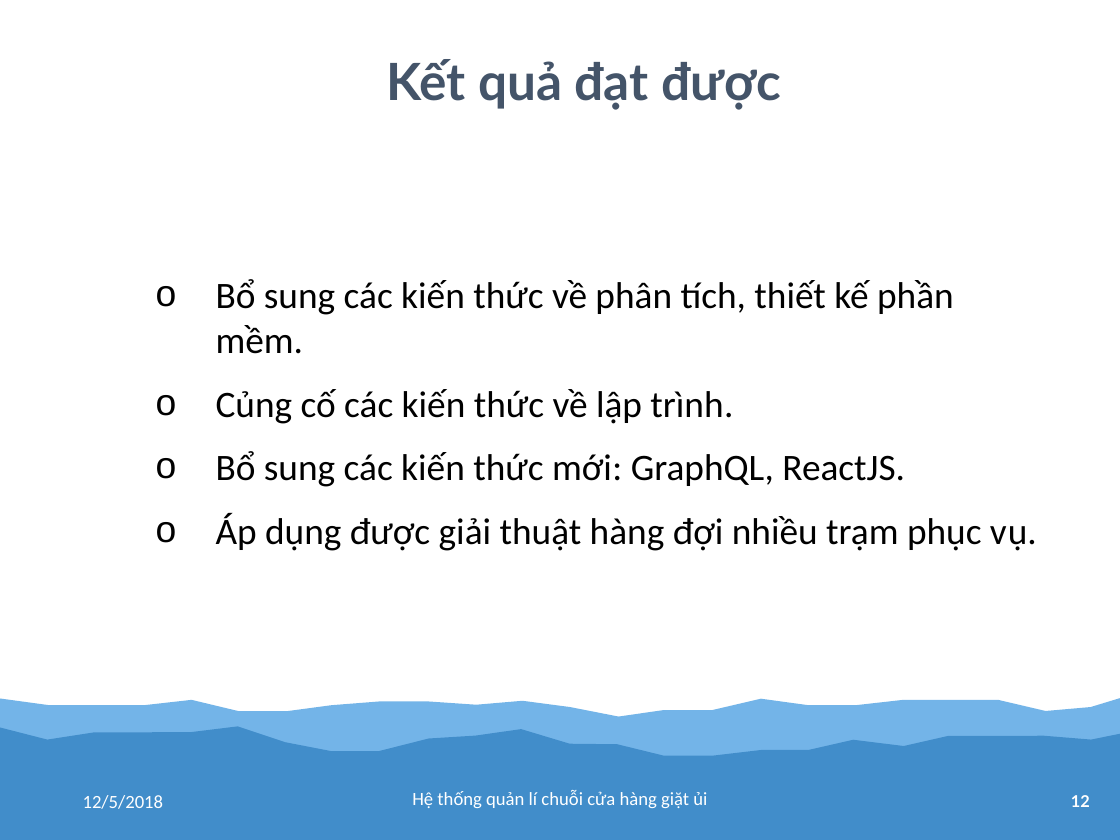
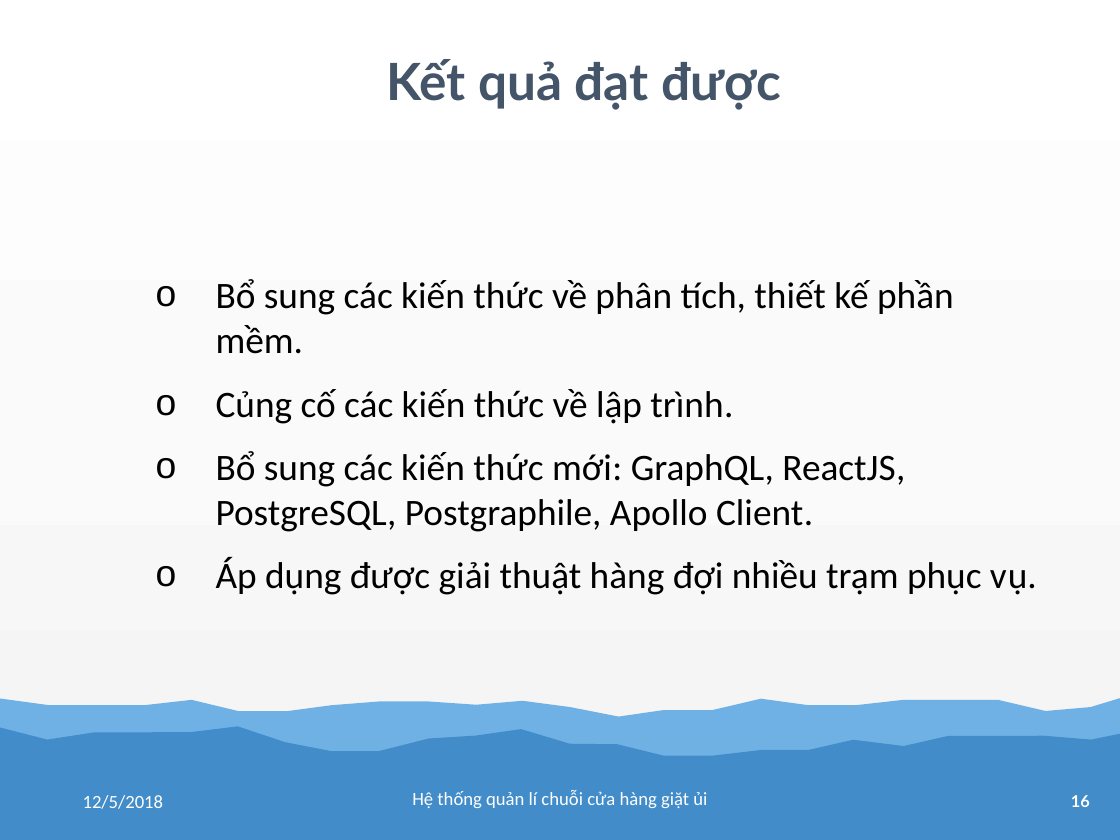
Before and after one commit to tranhoanghuan/Lu-n-v-n, a slide deck: slide 16 of baoCao/bao_cao.pptx (slide 12 before the commit). Drawn at 1120x840 pixels with LibreOffice and Linux fonts; fonts in the diff are those of the drawing. Boxes give left, top, right and bottom in pixels: in the first picture for what was removed or moved away, otherwise in the second. Text is boxed around its words. In the diff, an @@ line names an element or a change of style, - is before the commit and + after.

```diff
--- a/baoCao/bao_cao.pptx
+++ b/baoCao/bao_cao.pptx
@@ background #FFFFFF to gradient #FFFFFF to #FBFBFB to #F2F2F2 @@
@@ text at [216, 451, 905, 532]: text changed @@
-      o Bổ sung các kiến thức mới: GraphQL, ReactJS.
+      o Bổ sung các kiến thức mới: GraphQL, ReactJS, PostgreSQL, Postgraphile, Apollo Client.
@@ page number at [1071, 795, 1090, 807]: text changed @@
-12
+16
```
Also in this commit, not shown: 15 other slides changed, 6 slides added.
